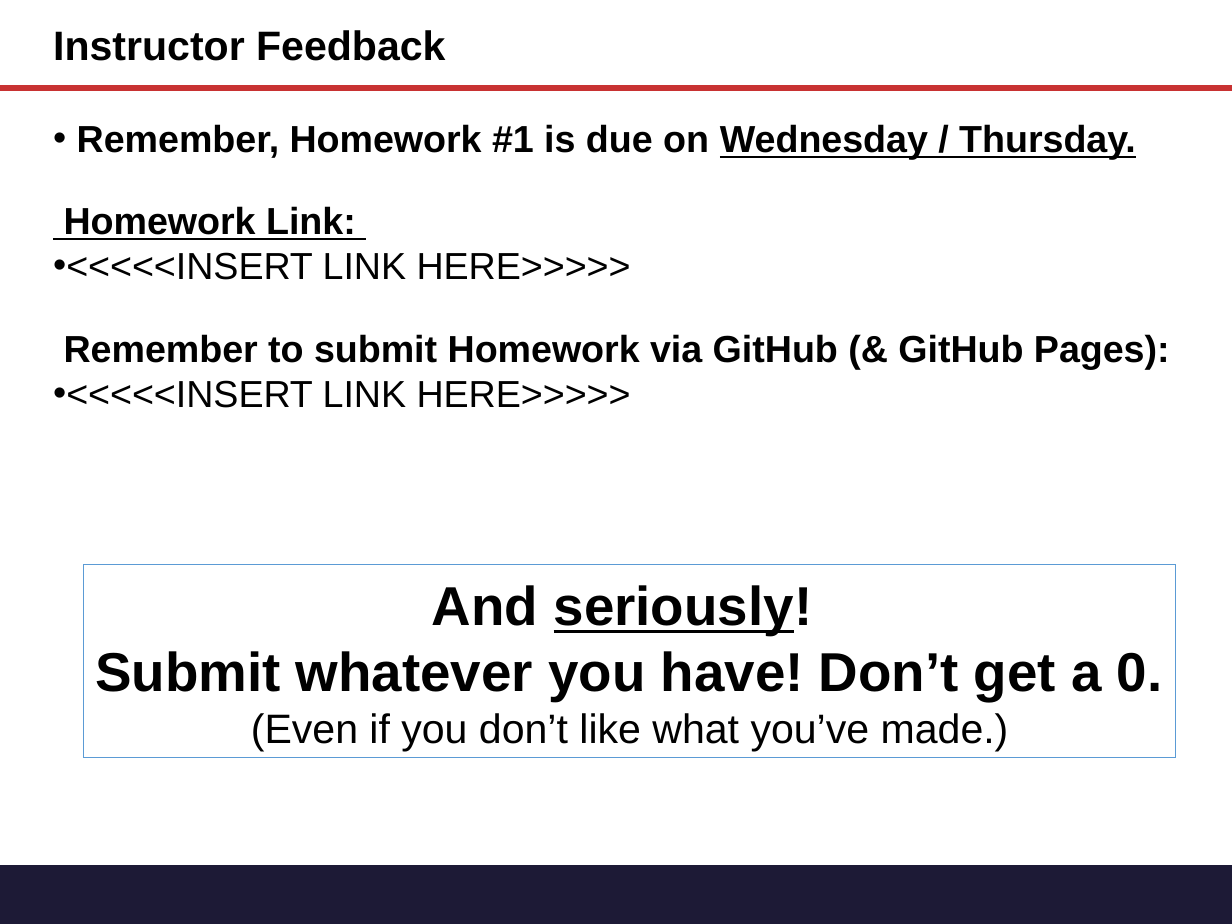
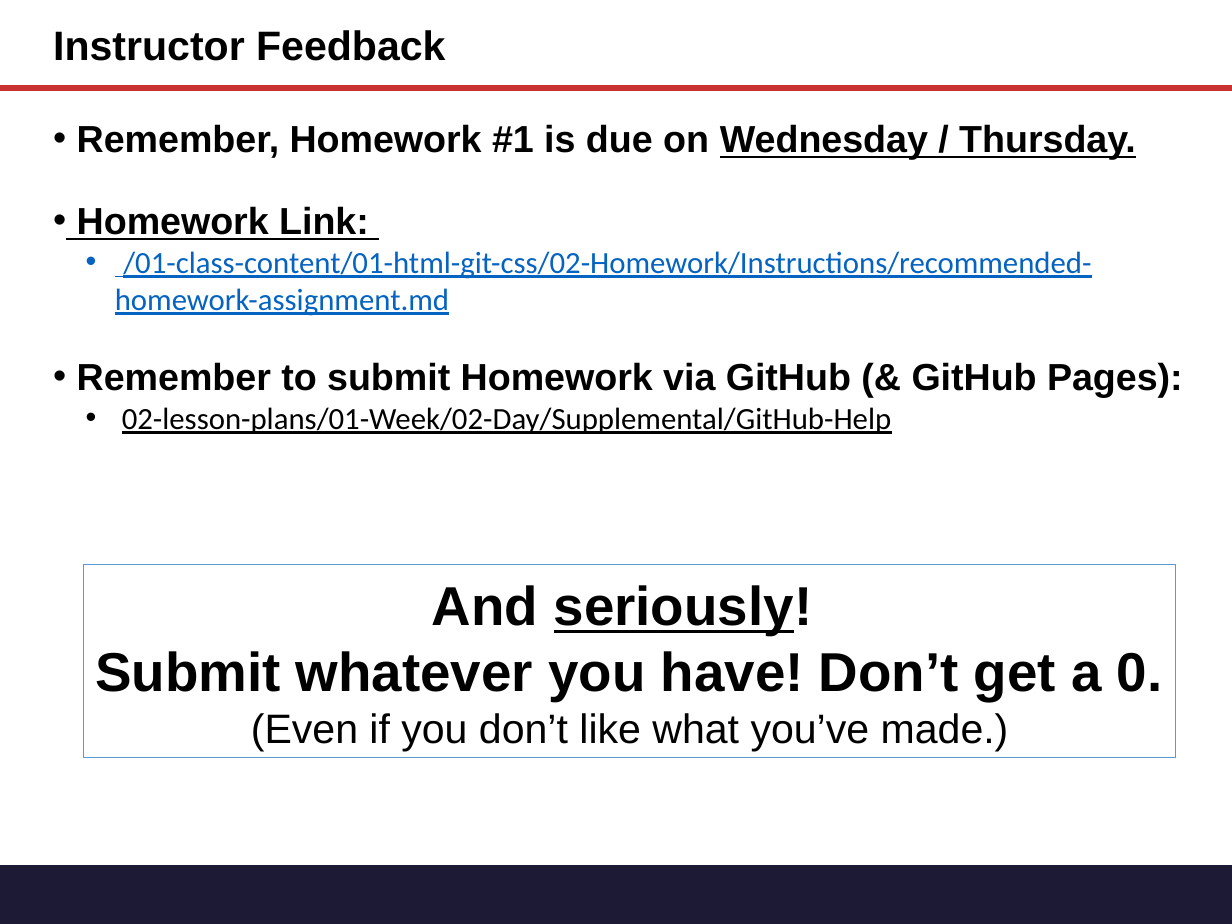
Before and after one commit to zarahelyse/upstream, a slide deck: slide 6 of 02-lesson-plans/02-Week/01-Day/Slide-Shows/Going_Live.pptx. Drawn at 1232x924 pixels with LibreOffice and Linux fonts; fonts in the diff are those of the drawing. Boxes give left, top, right and bottom in pixels: in the first picture for what was removed or moved away, otherwise in the second. Text is boxed around its words. In the diff, an @@ line names an element or a change of style, - is before the commit and + after.

```diff
--- a/02-lesson-plans/02-Week/01-Day/Slide-Shows/Going_Live.pptx
+++ b/02-lesson-plans/02-Week/01-Day/Slide-Shows/Going_Live.pptx
@@ text at [77,206,1183,434]: text changed; size 22 to 18 pt; font Arial to Calibri; bold off @@
-• Homework Link:
-  <<<<<INSERT LINK HERE>>>>>
-• Remember to submit Homework via GitHub (& GitHub Pages):
-  <<<<<INSERT LINK HERE>>>>>
+• Homework Link:
+  • /01-class-content/01-html-git-css/02-Homework/Instructions/recommended-homework-assignment.md
+• Remember to submit Homework via GitHub (& GitHub Pages):
+  • 02-lesson-plans/01-Week/02-Day/Supplemental/GitHub-Help
```
Also in this commit, not shown: 1 other slide changed.
